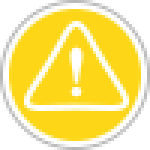
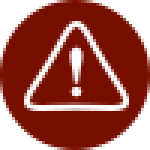
The second 150x150 image is a revision of the first. Changes to its layers:
painted on "Border" over [0, 0, 150, 150]
